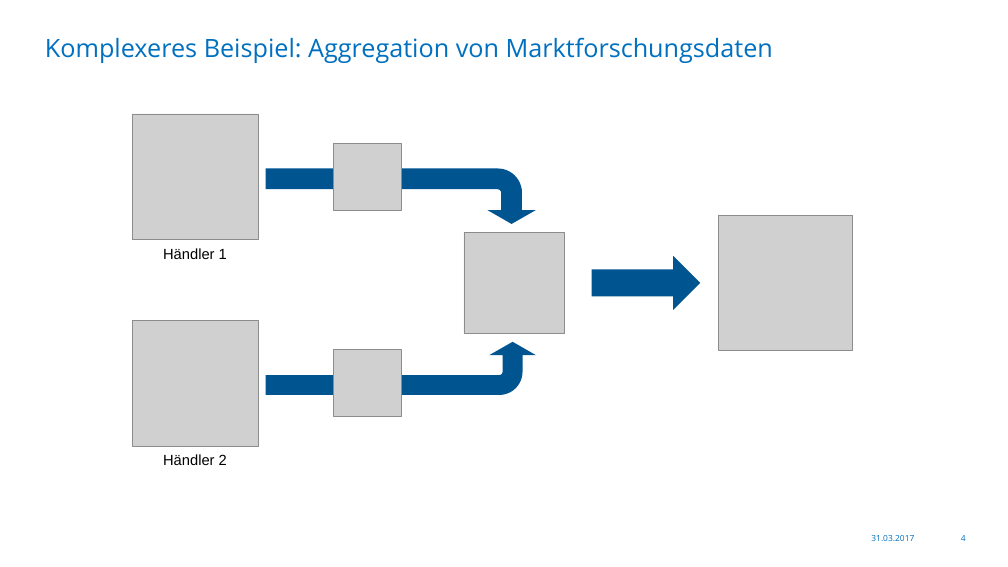
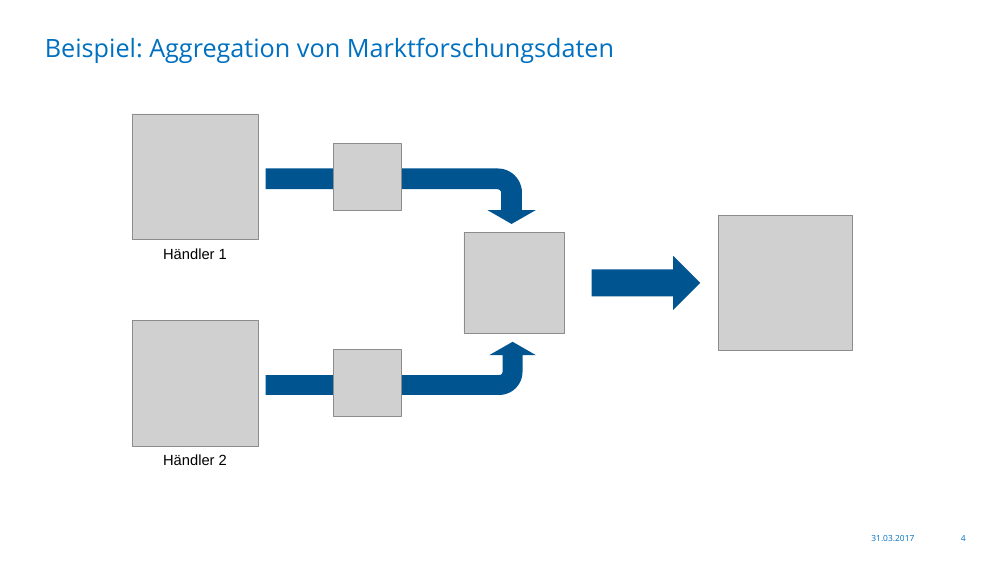
Before and after one commit to Skamandros/jug-saxony-workshop, a slide deck: slide 4 of src/slides/resources/2017-03-31-JUG-Saxony-Workshop-de.pptx. Drawn at 1008x567 pixels with LibreOffice and Linux fonts; fonts in the diff are those of the drawing; grey boxes stand for pictures; background and template pictures are left out. Boxes give left, top, right and bottom in pixels: in the first picture for what was removed or moved away, otherwise in the second. Text is boxed around its words. In the diff, an @@ line names an element or a change of style, - is before the commit and + after.

```diff
--- a/src/slides/resources/2017-03-31-JUG-Saxony-Workshop-de.pptx
+++ b/src/slides/resources/2017-03-31-JUG-Saxony-Workshop-de.pptx
@@ title at (x1=45, y1=37, x2=614, y2=63): text changed @@
-Komplexeres Beispiel: Aggregation von Marktforschungsdaten
+Beispiel: Aggregation von Marktforschungsdaten
```
Also in this commit, not shown: 1 other slide changed, 1 slide added.
